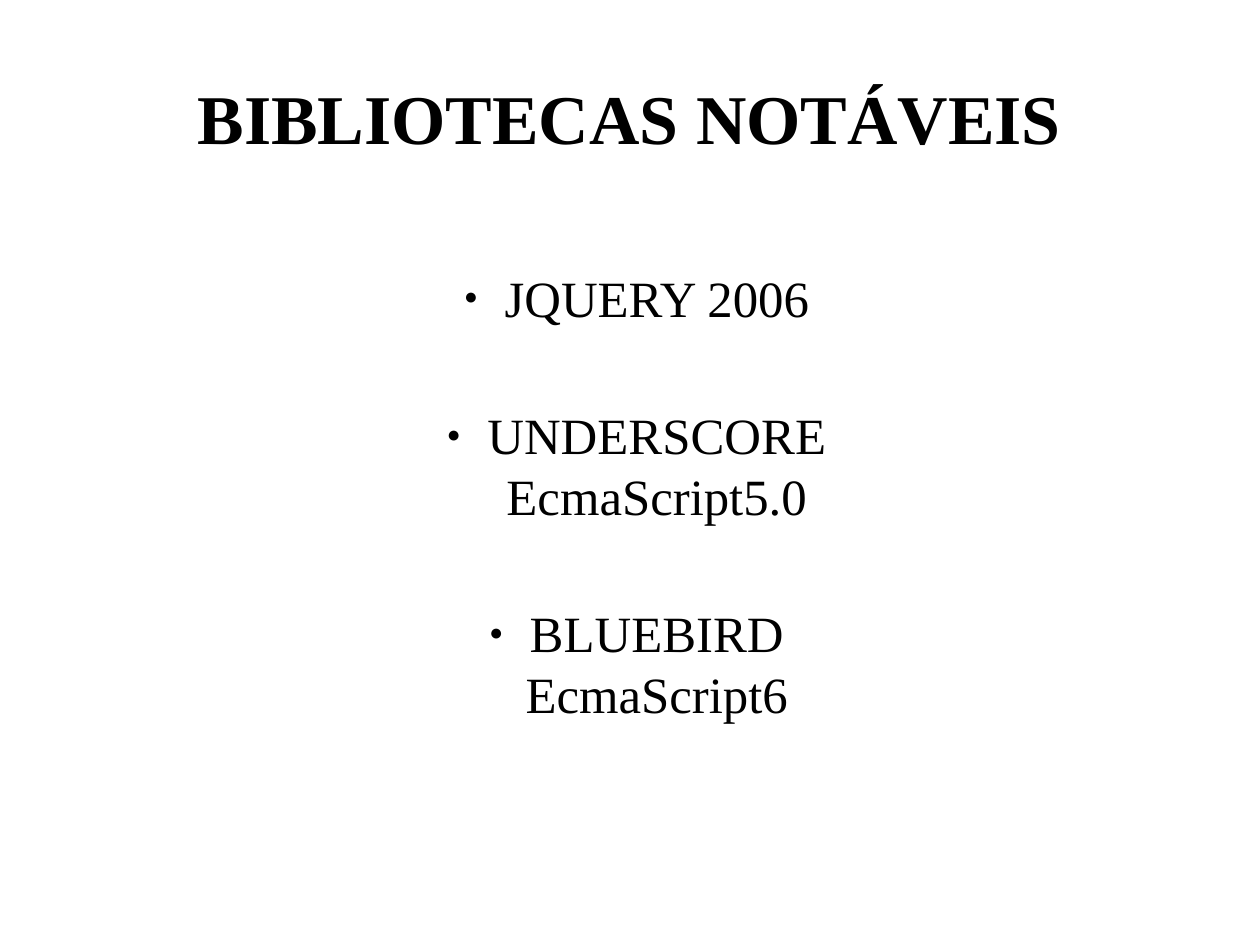
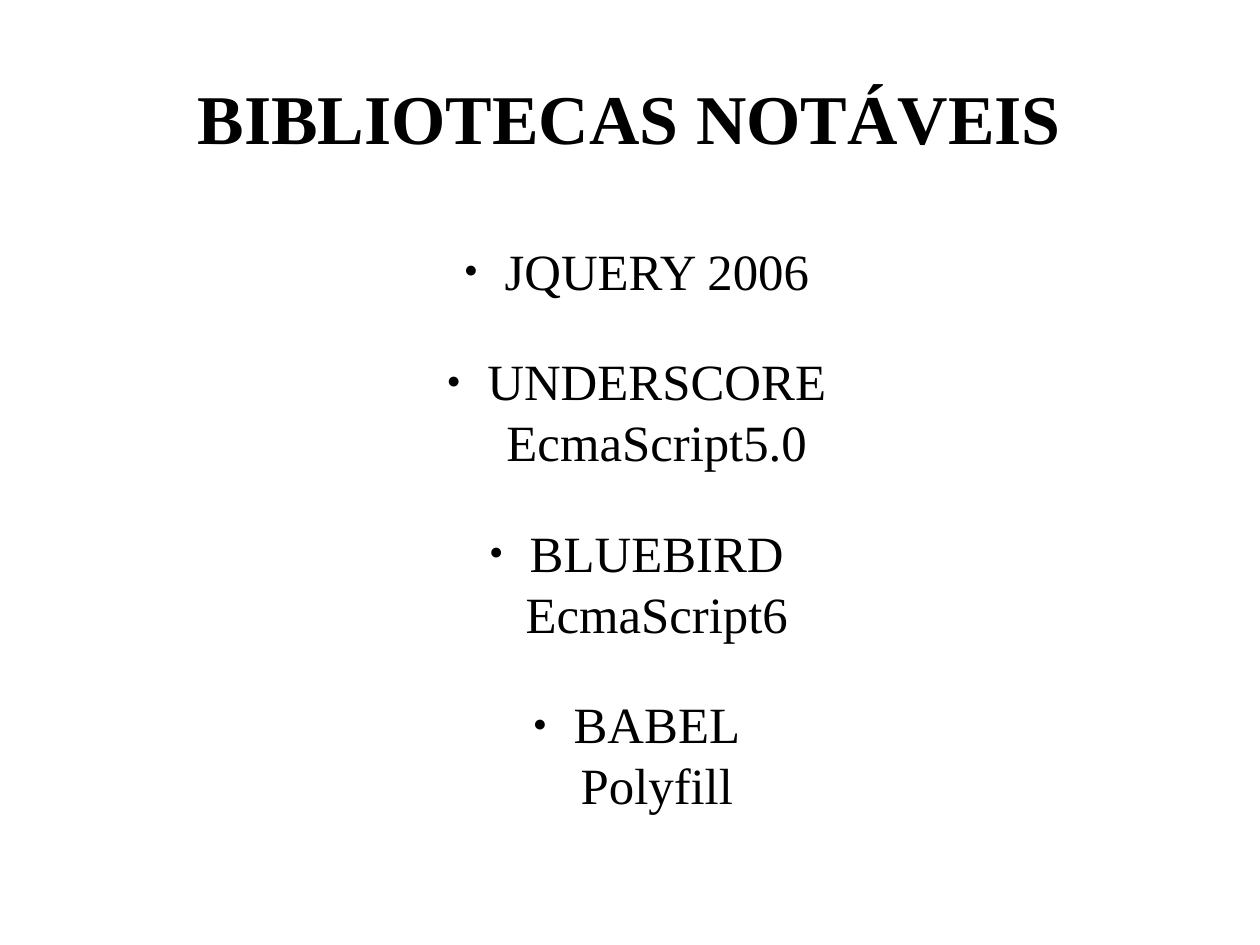
Before and after one commit to futxicaiadatec/futxicadinha01, a slide deck: slide 9 of quarta/slide.odp. Drawn at 1260x945 pixels with LibreOffice and Linux fonts; fonts in the diff are those of the drawing. Boxes give left, top, right and bottom in pixels: in the first picture for what was removed or moved away, otherwise in the second. Text is boxed around its words. In the diff, an @@ line names an element or a change of style, - is before the commit and + after.

```diff
--- a/quarta/slide.odp
+++ b/quarta/slide.odp
@@ text "JQUERY 2006": place and size @@
-text "JQUERY 2006" at box(487, 283, 826, 724)
+text "JQUERY 2006" at box(487, 256, 826, 814)
@@ text at box(487, 256, 826, 643): less space between paragraphs @@
@@ text at box(574, 709, 740, 814): paragraph added @@
+● BABEL
+  Polyfill
```
Also in this commit, not shown: 25 other files.
